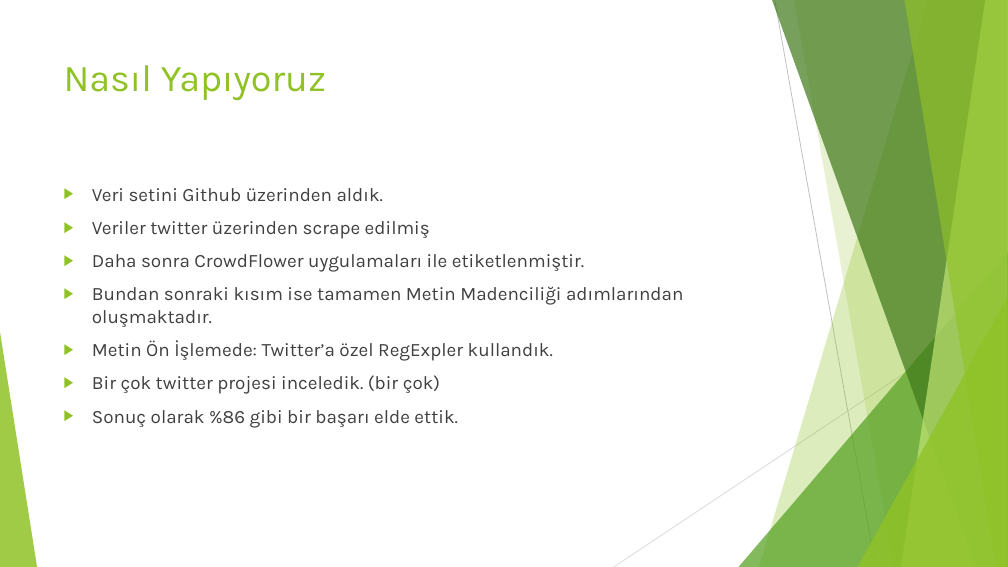
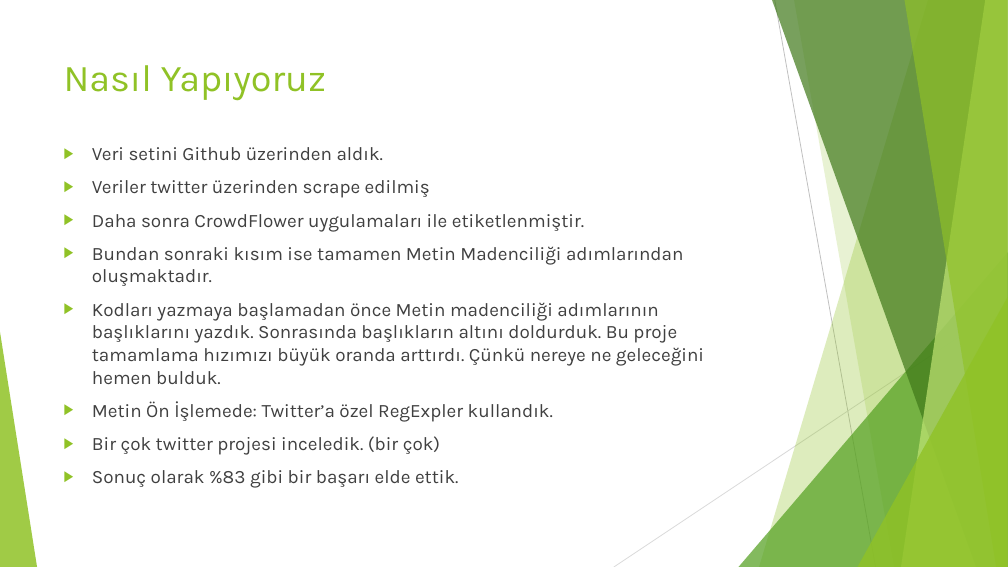
Before and after one commit to Ouzx/Python-TextMining, a slide deck: slide 4 of Nefret Soylemi vs Ofansif Dil.pptx. Drawn at 1008x567 pixels with LibreOffice and Linux fonts; fonts in the diff are those of the drawing. Boxes give left, top, right and bottom in pixels: in the first picture for what was removed or moved away, otherwise in the second. Text is boxed around its words. In the diff, an @@ line names an element or a change of style, - is before the commit and + after.

```diff
--- a/Nefret Soylemi vs Ofansif Dil.pptx
+++ b/Nefret Soylemi vs Ofansif Dil.pptx
@@ text "Veri setini Github üzerinden aldık.": place and size @@
-text "Veri setini Github üzerinden aldık." at (92,188,683,428)
+text "Veri setini Github üzerinden aldık." at (92,147,704,488)
@@ text at (92,302,704,384): paragraph added @@
+▶ Kodları yazmaya başlamadan önce Metin madenciliği adımlarının başlıklarını yazdık. Sonrasında başlıkların altını doldurduk. Bu proje tamamlama hızımızı büyük oranda arttırdı. Çünkü nereye ne geleceğini hemen bulduk.
@@ text at (92,470,459,488): text changed @@
-▶ Sonuç olarak %86 gibi bir başarı elde ettik.
+▶ Sonuç olarak %83 gibi bir başarı elde ettik.
```
Also in this commit, not shown: 1 other slide changed, 3 slides added, 8 other files.
